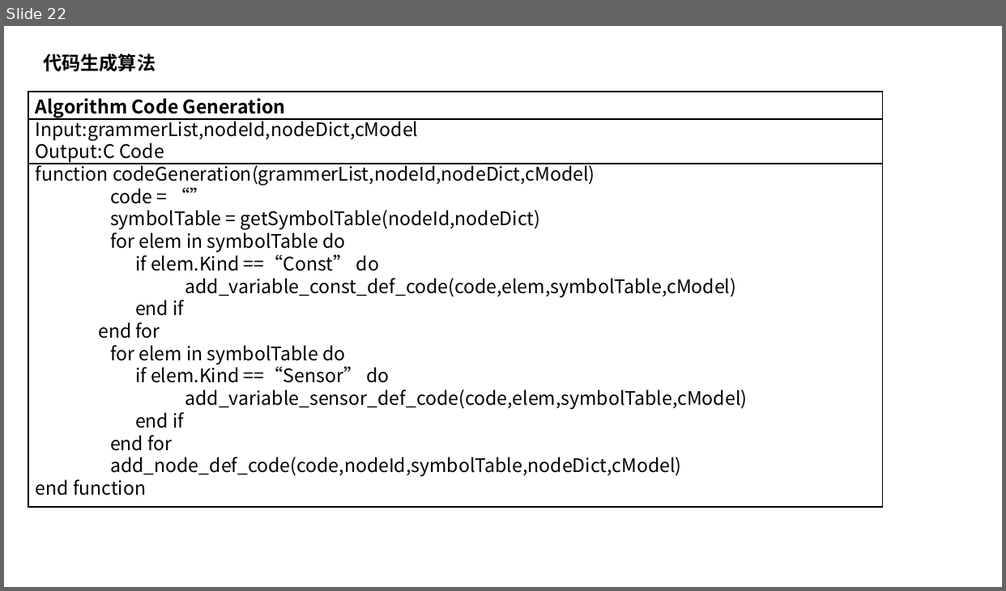
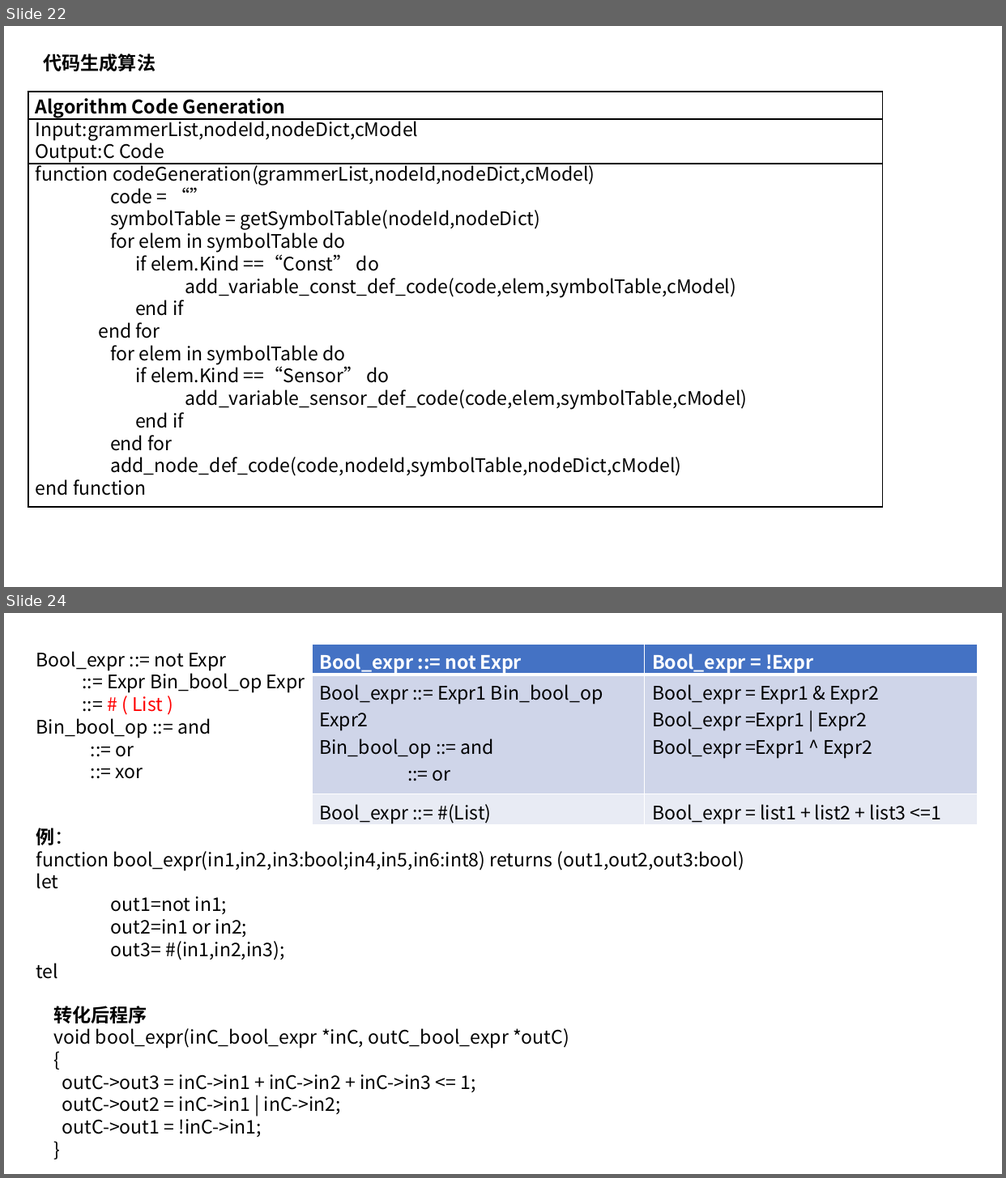
Before and after one commit to 6kuai300gmbzhc/SCADE2C, a slide deck: docs/scade.pptx. Shown one above the other, each under a label of ours: slide 22 before the commit, slides 22 and 24 after it; the slides between them are not shown. The pictures are 1006x591 and 1006x1178 pixels, drawn with LibreOffice and Linux fonts; fonts in the diff are those of the drawing. Boxes give left, top, right and bottom in pixels: in the first picture for what was removed or moved away, otherwise in the second. Text is boxed around its words. In the diff, an @@ line names an element or a change of style, - is before the commit and + after.

Commit message:
add List,have bug

```diff
--- a/docs/scade.pptx
+++ b/docs/scade.pptx
@@ slide 24 added at [4, 613, 1002, 1174], background #FFFFFF @@
@@ text added at [36, 651, 305, 779], 18 pt, text #000000 @@
+Bool_expr ::= not Expr
+::= Expr Bin_bool_op Expr
+::= # ( List )
+Bin_bool_op ::= and
+::= or
+::= xor
@@ table added at [312, 645, 977, 828], 3 rows, 2 columns @@
+Bool_expr ::= not Expr | Bool_expr = !Expr
+Bool_expr ::= Expr1 Bin_bool_op Expr2 / Bin_bool_op ::= and / ::= or / ::= xor | Bool_expr = Expr1 & Expr2 / Bool_expr =Expr1 | Expr2 / Bool_expr =Expr1 ^ Expr2
+Bool_expr ::= #(List) | Bool_expr = list1 + list2 + list3 <=1
@@ text added at [36, 828, 745, 979], 18 pt, text #000000 @@
+例：
+function bool_expr(in1,in2,in3:bool;in4,in5,in6:int8) returns (out1,out2,out3:bool)
+let
+out1=not in1;
+out2=in1 or in2;
+out3= #(in1,in2,in3);
+tel
@@ text added at [53, 1006, 569, 1137], 18 pt, text #000000 @@
+转化后程序
+void bool_expr(inC_bool_expr *inC, outC_bool_expr *outC)
+{
+outC->out3 = inC->in1 + inC->in2 + inC->in3 <= 1;
+outC->out2 = inC->in1 | inC->in2;
+outC->out1 = !inC->in1;
+}
```
Also in this commit, not shown: 4 other slides added, 10 other files.
